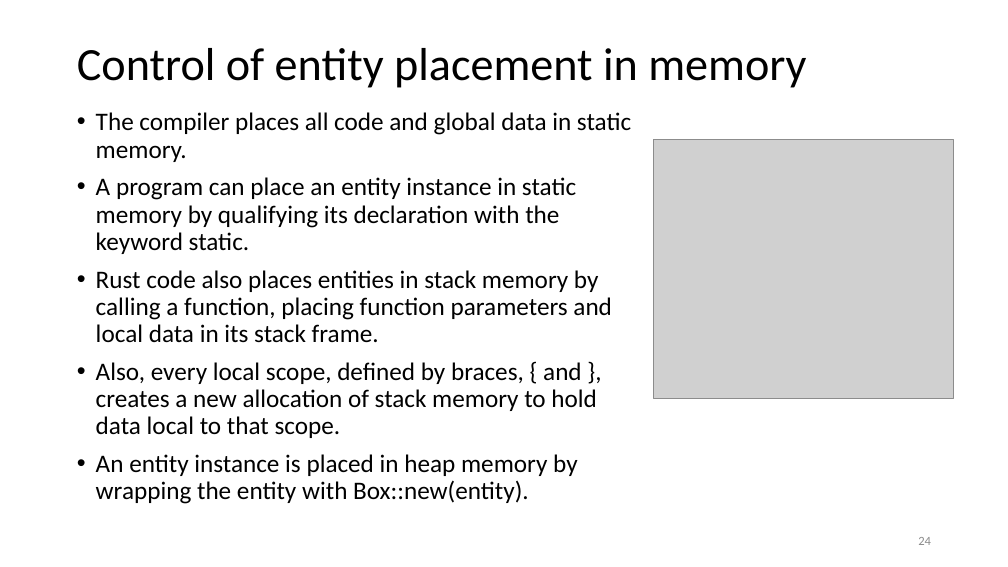
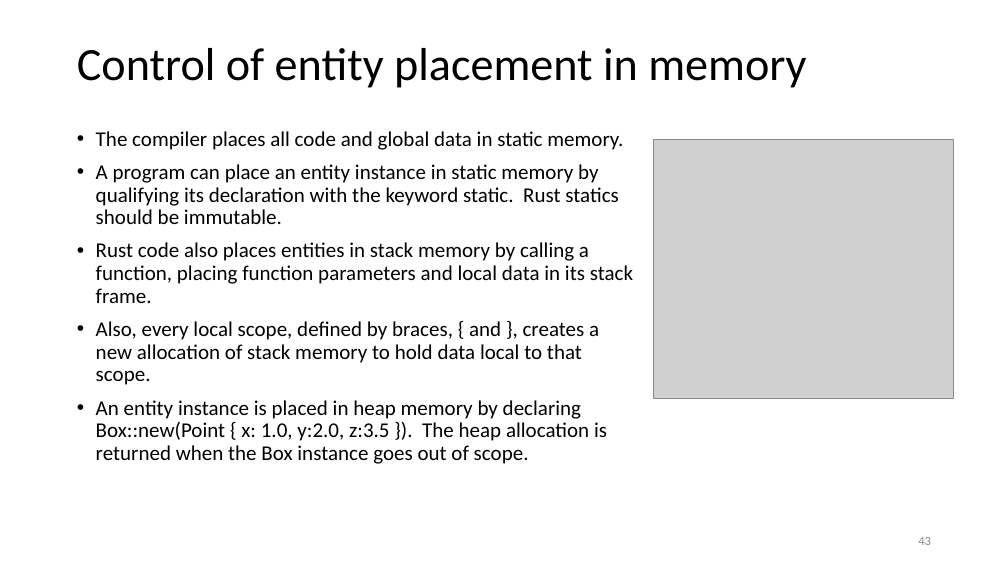
Before and after one commit to JimFawcett/JimFawcett.github.io, a slide deck: slide 43 of Resources/RustModels.pptx (slide 24 before the commit). Drawn at 1008x567 pixels with LibreOffice and Linux fonts; fonts in the diff are those of the drawing; grey boxes stand for pictures. Boxes give left, top, right and bottom in pixels: in the first picture for what was removed or moved away, otherwise in the second. Text is boxed around its words. In the diff, an @@ line names an element or a change of style, - is before the commit and + after.

Commit message:
add links, finished RustModels

```diff
--- a/Resources/RustModels.pptx
+++ b/Resources/RustModels.pptx
@@ text "The compiler places all code ...": place and size @@
-text "The compiler places all code ..." at [96,112,631,504]
+text "The compiler places all code ..." at [96,131,633,464]
@@ text at [96,131,633,385]: size 24 to 20 pt in "The compiler places all code and global ...", "Rust code also places entities in stack ...", "Also, every local scope, defined by braces, ..." @@
@@ text at [96,164,619,224]: text changed; size 24 to 20 pt @@
-• A program can place an entity instance in static memory by qualifying its declaration with the keyword static.
+• A program can place an entity instance in static memory by qualifying its declaration with the keyword static. Rust statics should be immutable.
@@ text at [96,400,607,464]: text changed; size 24 to 20 pt @@
-• An entity instance is placed in heap memory by wrapping the entity with Box::new(entity).
+• An entity instance is placed in heap memory by declaring Box::new(Point { x: 1.0, y:2.0, z:3.5 }). The heap allocation is returned when the Box instance goes out of scope.
@@ page number at [918,537,931,545]: text changed @@
-24
+43
```
Also in this commit, not shown: 21 other slides changed, 16 slides added, 13 slides removed, 9 other files.
